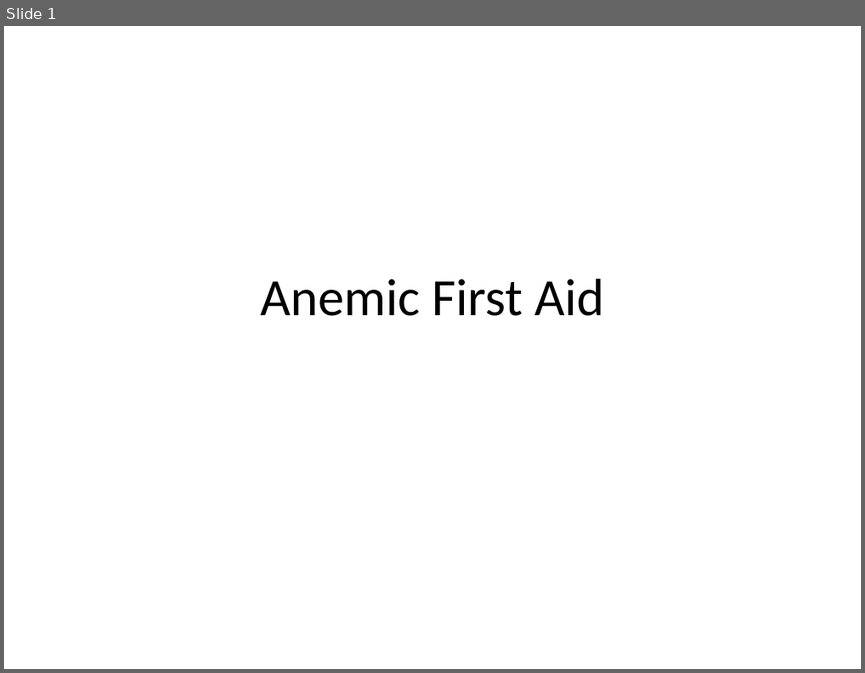
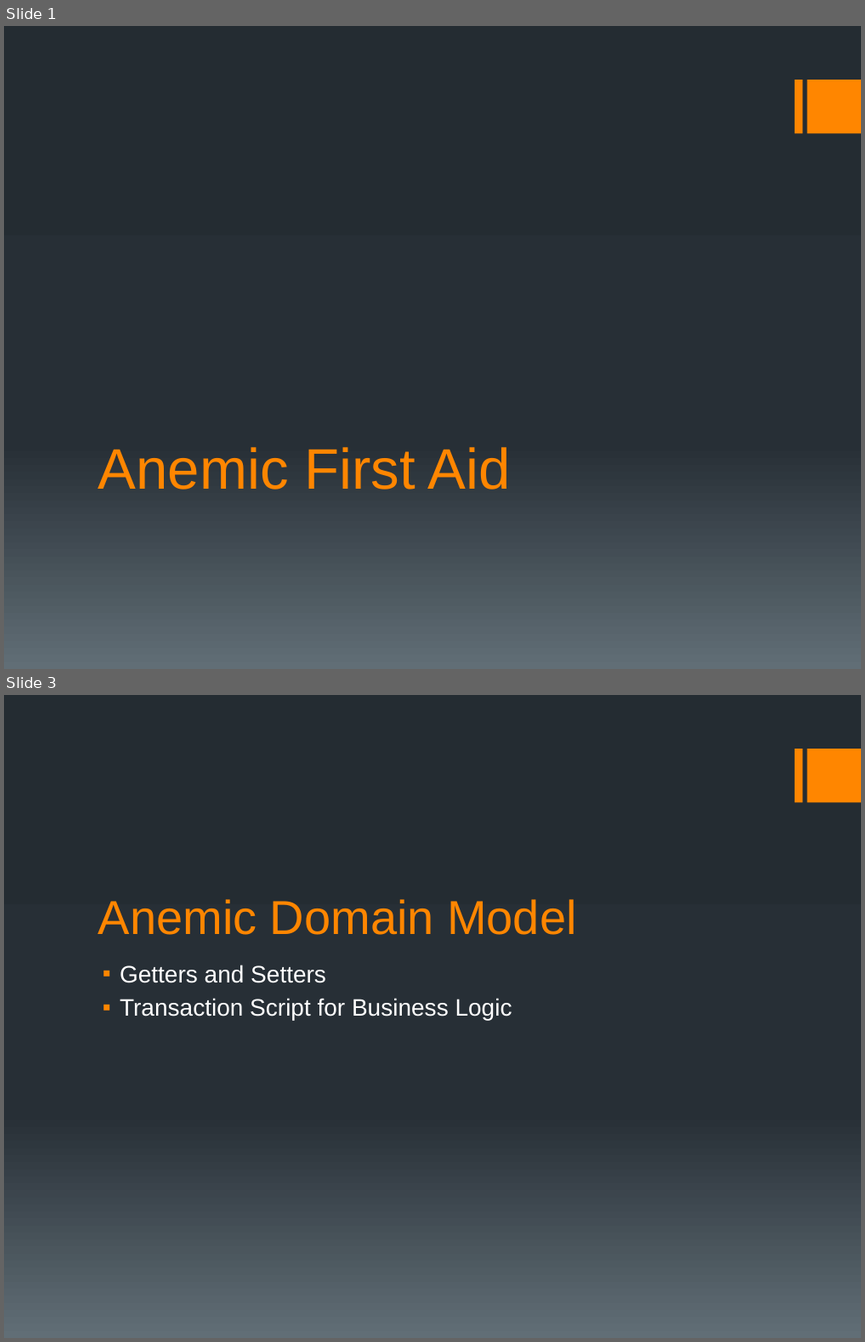
Before and after one commit to andlju/taskmaster, a slide deck: Presentation/Anemic First Aid.pptx. Shown one above the other, each under a label of ours: slide 1 before the commit, slides 1 and 3 after it; the slides between them are not shown. The pictures are 865x673 and 865x1342 pixels, drawn with LibreOffice and Linux fonts; fonts in the diff are those of the drawing. Boxes give left, top, right and bottom in pixels: in the first picture for what was removed or moved away, otherwise in the second. Text is boxed around its words. In the diff, an @@ line names an element or a change of style, - is before the commit and + after.

Commit message:
First commands

```diff
--- a/Presentation/Anemic First Aid.pptx
+++ b/Presentation/Anemic First Aid.pptx
@@ slide 3 added at (4,695,861,1338), background gradient #242C33 to #273037 to #636D76; not listed: 2 template elements that a slide beside it also shows @@
@@ title added at (98,899,576,935), 40 pt, text #FF8600 @@
+Anemic Domain Model
@@ text added at (120,964,512,1020), 20 pt, text #FFFFFF @@
+▪ Getters and Setters
+▪ Transaction Script for Business Logic
@@ slide 1 changed as well @@
@@ background #FFFFFF to gradient #242C33 to #273037 to #636D76 @@
@@ rectangle added at (794,80,801,134), fill #FF8600 @@
@@ rectangle added at (806,80,861,134), fill #FF8600 @@
@@ title "Anemic First Aid": place and size @@
-title "Anemic First Aid" at (260,278,604,316)
+title "Anemic First Aid" at (98,447,511,489)
@@ title "Anemic First Aid" at (98,447,511,489): size 44 to 48 pt, font Calibri to Arial, text colour #000000 to #FF8600; alignment centre to left; vertical alignment middle to bottom @@
```
Also in this commit, not shown: 5 other slides added, 51 other files.
